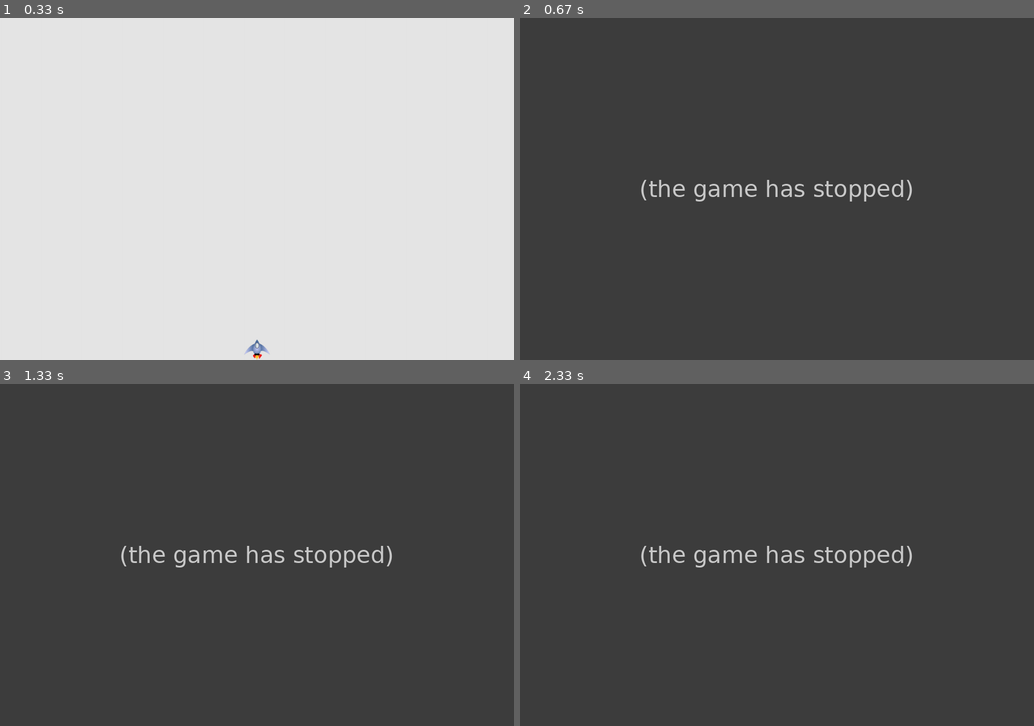
Above: before the commit, frames 1-4 (two rows, left to right).
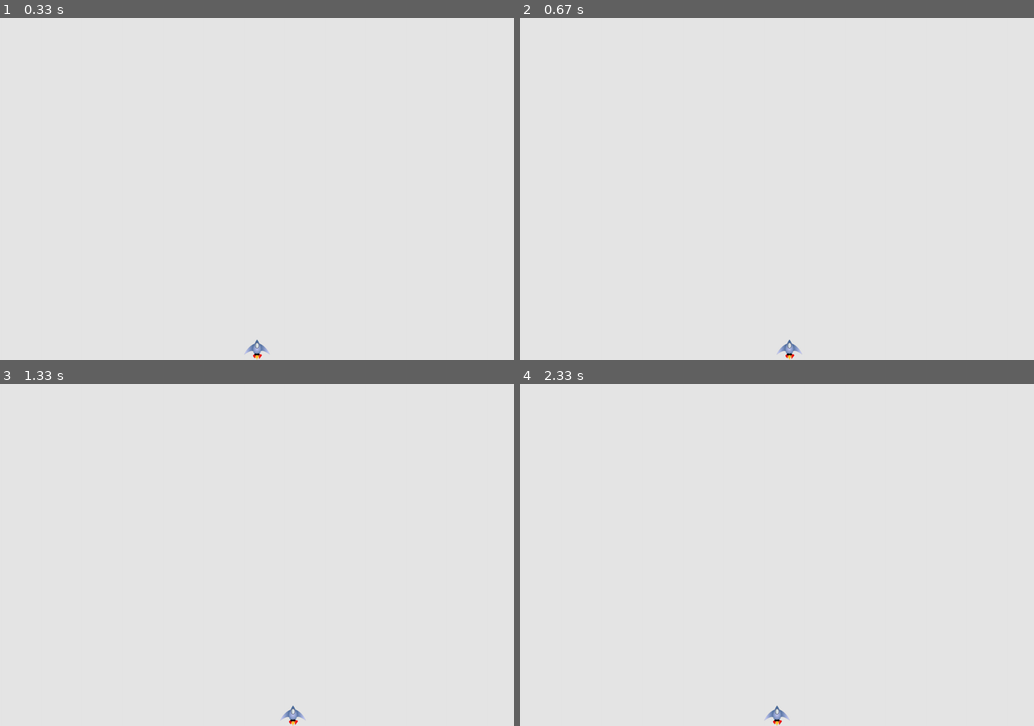
Above: after the commit, the same moments.

Repository: Katiehanson192/PyGame_Project
Game: pygame game, started from alien_invasion.py
The game is run twice, just before and just after one commit, with the same random seed, the same clock (stepped at 60 frames per second) and the same inputs.
Inputs:
- Up to frame 1 (0.33 s): no input
- Up to frame 2 (0.67 s): hold Right from 0.33 s (still down)
- Up to frame 3 (1.33 s): release Right at 0.8 s; hold Right 0.83-1.3 s
- Up to frame 4 (2.33 s): hold Left 1.33-1.87 s; hold Left 1.9-2.3 s

Frame 1 is identical in both runs. In frame 2, 100% of the frame differs, in the area x 0-100%, y 0-100%; in frame 3, 100%; in frame 4, 100%.
Error before the commit: AttributeError: 'AlienInvasion' object has no attribute '_check_keydown_events' (alien_invas...; the game stopped at 0.33 s (later frames are placeholders)

Commit message:
Fixing Seperating Check Events Method

Diff:
--- a/alien_invasion.py
+++ b/alien_invasion.py
@@ -41,19 +41,19 @@
             elif event.type == pygame.KEYUP:  #set the moving_right object? to False once key isn't pressed anymore
                 self._check_keyup_events(event)
 
-            def _check_keydown_events(self, event): #respond to key press
-                if event.key == pygame.K_RIGHT:
-                    self.ship.moving_right = True  #if right arrow is pressed, chance the moving_right object? in Ship file to True!
-                elif event.key == pygame.K_LEFT:
-                    self.ship.moving_left = True
+    def _check_keydown_events(self, event): #respond to key press
+        if event.key == pygame.K_RIGHT:
+            self.ship.moving_right = True  #if right arrow is pressed, chance the moving_right object? in Ship file to True!
+        elif event.key == pygame.K_LEFT:
+            self.ship.moving_left = True
 
-            def _check_keyup_events(self,event):
-                if event.key == pygame.K_RIGHT:
-                    self.ship.moving_right = False
-                    #move ship to the right when right arrow is pressed
-                    #self.ship.rect.x += 1  #moves ship to the right 1 pixel
-                elif event.key == pygame.K_LEFT:
-                    self.ship.moving_left = False
+    def _check_keyup_events(self,event):
+        if event.key == pygame.K_RIGHT:
+            self.ship.moving_right = False
+            #move ship to the right when right arrow is pressed
+            #self.ship.rect.x += 1  #moves ship to the right 1 pixel
+        elif event.key == pygame.K_LEFT:
+            self.ship.moving_left = False
 
     def _update_screen(self):
             #redraw the screen during each pas through loop
